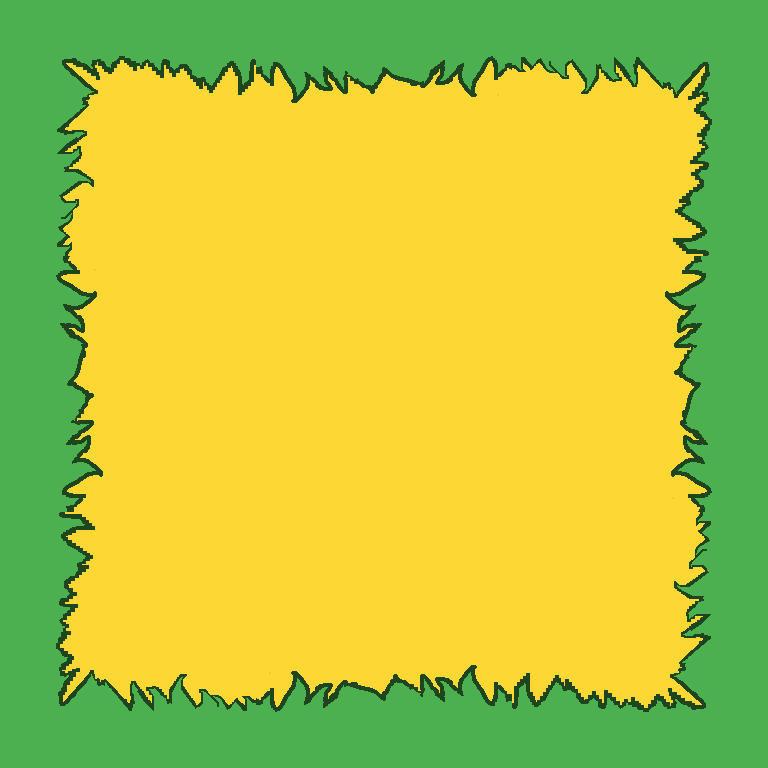
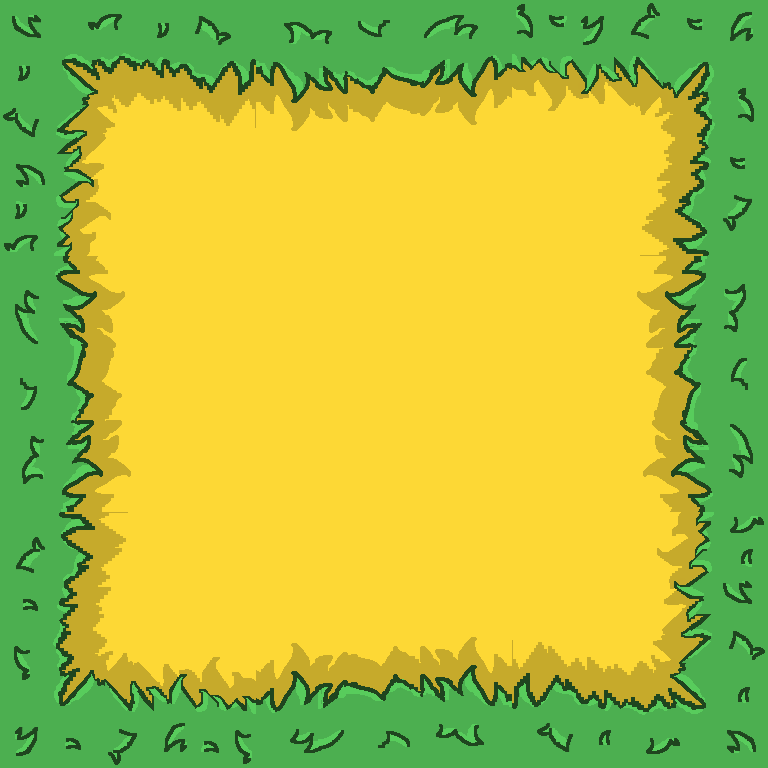
Revision of a layered 768x768 image; what changed, layer by layer:
painted on "GrassOutSide copia 3" over [15, 256, 131, 512]
painted on "GrassOutSide copia 2" over [256, 637, 512, 753]
painted on "GrassOutSide copia" over [637, 256, 753, 512]
painted on "GrassOutSide" (2nd of 2, in "GrassOutSide") over [256, 15, 512, 131]
painted on "GrassOutCorner copia 2" over [3, 14, 256, 256]
painted on "GrassOutCorner copia" over [512, 512, 765, 754]
painted on "GrassOutCorner copia 3" over [512, 3, 754, 256]
painted on "GrassOutCorner" (2nd of 2, in "GrassOutCorner") over [14, 512, 256, 765]
